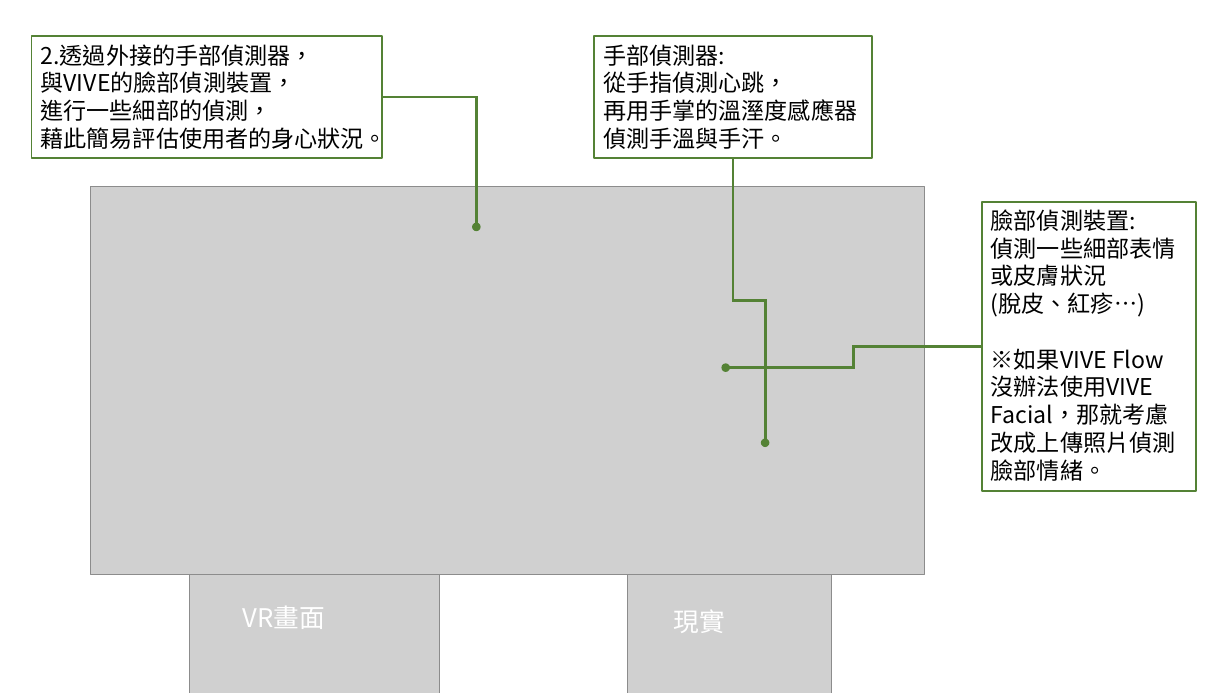
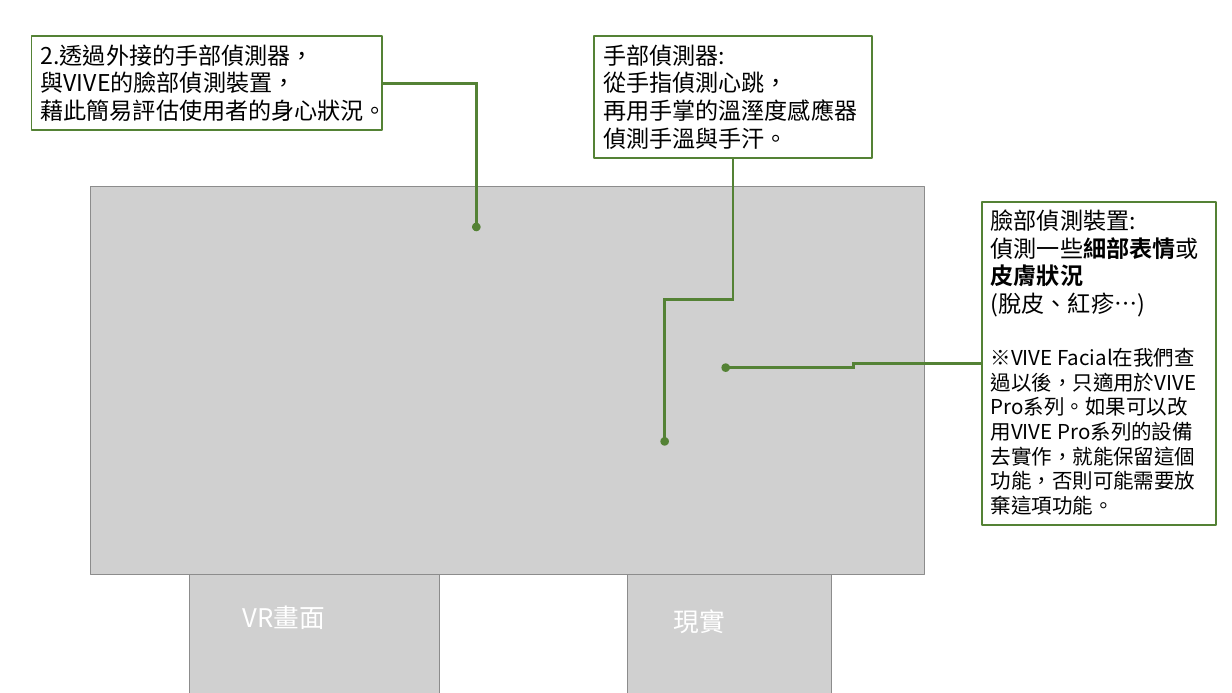
Before and after one commit to StevenShih-0402/Plan, a slide deck: slide 7 of media/image/心橋/心橋-平面圖.pptx. Drawn at 1232x693 pixels with LibreOffice and Linux fonts; fonts in the diff are those of the drawing; grey boxes stand for pictures. Boxes give left, top, right and bottom in pixels: in the first picture for what was removed or moved away, otherwise in the second. Text is boxed around its words. In the diff, an @@ line names an element or a change of style, - is before the commit and + after.

```diff
--- a/media/image/心橋/心橋-平面圖.pptx
+++ b/media/image/心橋/心橋-平面圖.pptx
@@ rectangle "2.透過外接的手部偵測器，": place and size @@
-rectangle "2.透過外接的手部偵測器，" at bbox=[31, 36, 383, 157]
+rectangle "2.透過外接的手部偵測器，" at bbox=[31, 36, 383, 129]
@@ elbow arrow moved from (383, 97) - (477, 227) to (383, 83) - (477, 227) @@
@@ text in rectangle at bbox=[41, 99, 272, 121]: paragraph removed @@
-進行一些細部的偵測，
@@ elbow arrow moved from (733, 158) - (765, 443) to (733, 158) - (665, 442) @@
@@ rectangle "臉部偵測裝置:": place and size @@
-rectangle "臉部偵測裝置:" at bbox=[982, 201, 1196, 491]
+rectangle "臉部偵測裝置:" at bbox=[982, 201, 1216, 525]
@@ text in rectangle at bbox=[991, 237, 1199, 317]: bold on in "偵測一些細部表情或皮膚狀況" @@
@@ text in rectangle at bbox=[991, 350, 1196, 515]: text changed; size 18 to 16 pt @@
-※如果VIVE Flow沒辦法使用VIVE Facial，那就考慮改成上傳照片偵測臉部情緒。
+※VIVE Facial在我們查過以後，只適用於VIVE Pro系列。如果可以改用VIVE Pro系列的設備去實作，就能保留這個功能，否則可能需要放棄這項功能。
@@ elbow arrow moved from (982, 347) - (726, 368) to (982, 364) - (726, 368) @@
```
Also in this commit, not shown: 5 other slides changed, 2 slides added, 11 other files.
